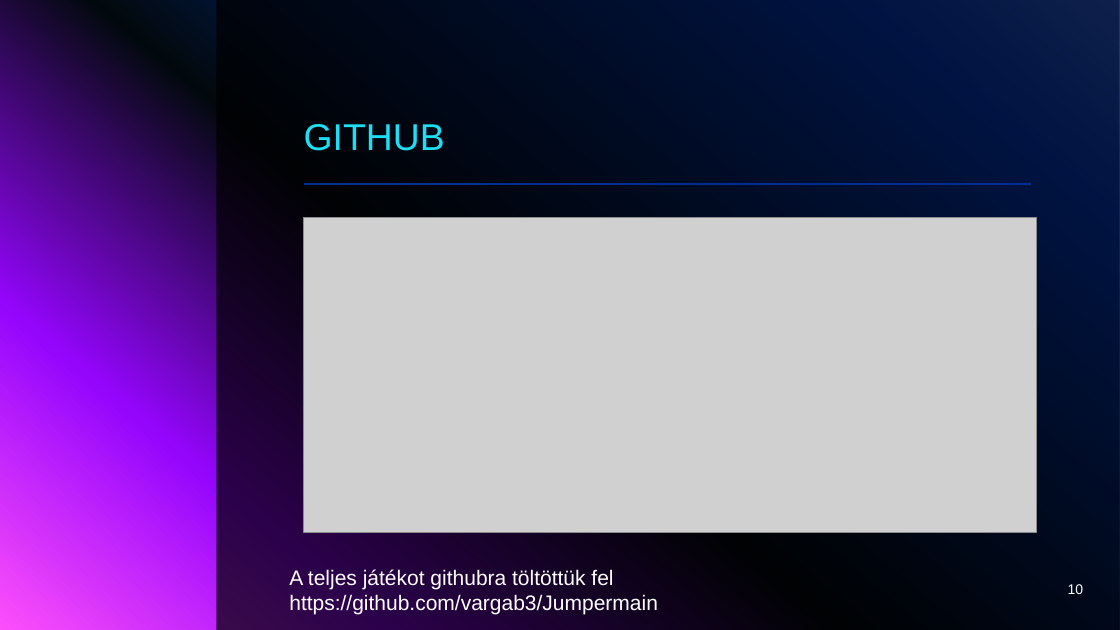
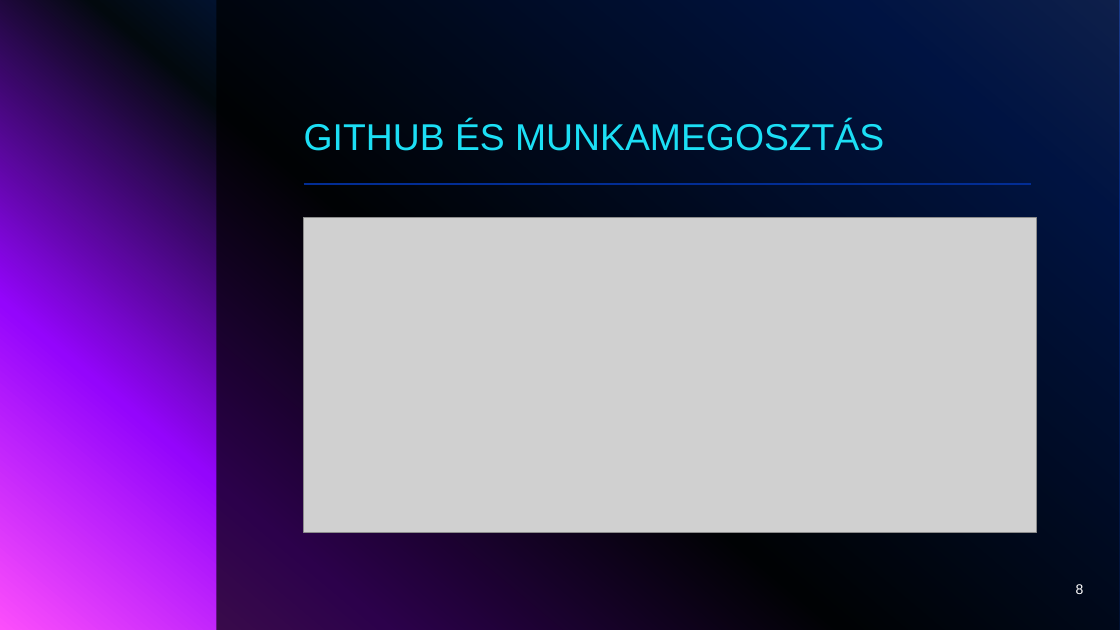
Before and after one commit to vargab3/Jumpermain, a slide deck: slide 8 of JUMPER.pptx (slide 10 before the commit). Drawn at 1120x630 pixels with LibreOffice and Linux fonts; fonts in the diff are those of the drawing; grey boxes stand for pictures; background and template pictures are left out. Boxes give left, top, right and bottom in pixels: in the first picture for what was removed or moved away, otherwise in the second. Text is boxed around its words. In the diff, an @@ line names an element or a change of style, - is before the commit and + after.

```diff
--- a/JUMPER.pptx
+++ b/JUMPER.pptx
@@ title at box(304, 120, 884, 151): text changed @@
-GITHUB
+GITHUB ÉS MUNKAMEGOSZTÁS
@@ text removed at box(289, 569, 658, 615) @@
-A teljes játékot githubra töltöttük fel
-https://github.com/vargab3/Jumpermain
@@ page number at box(1076, 584, 1084, 594): text changed @@
-10
+8
```
Also in this commit, not shown: 7 slides added, 4 slides removed.
